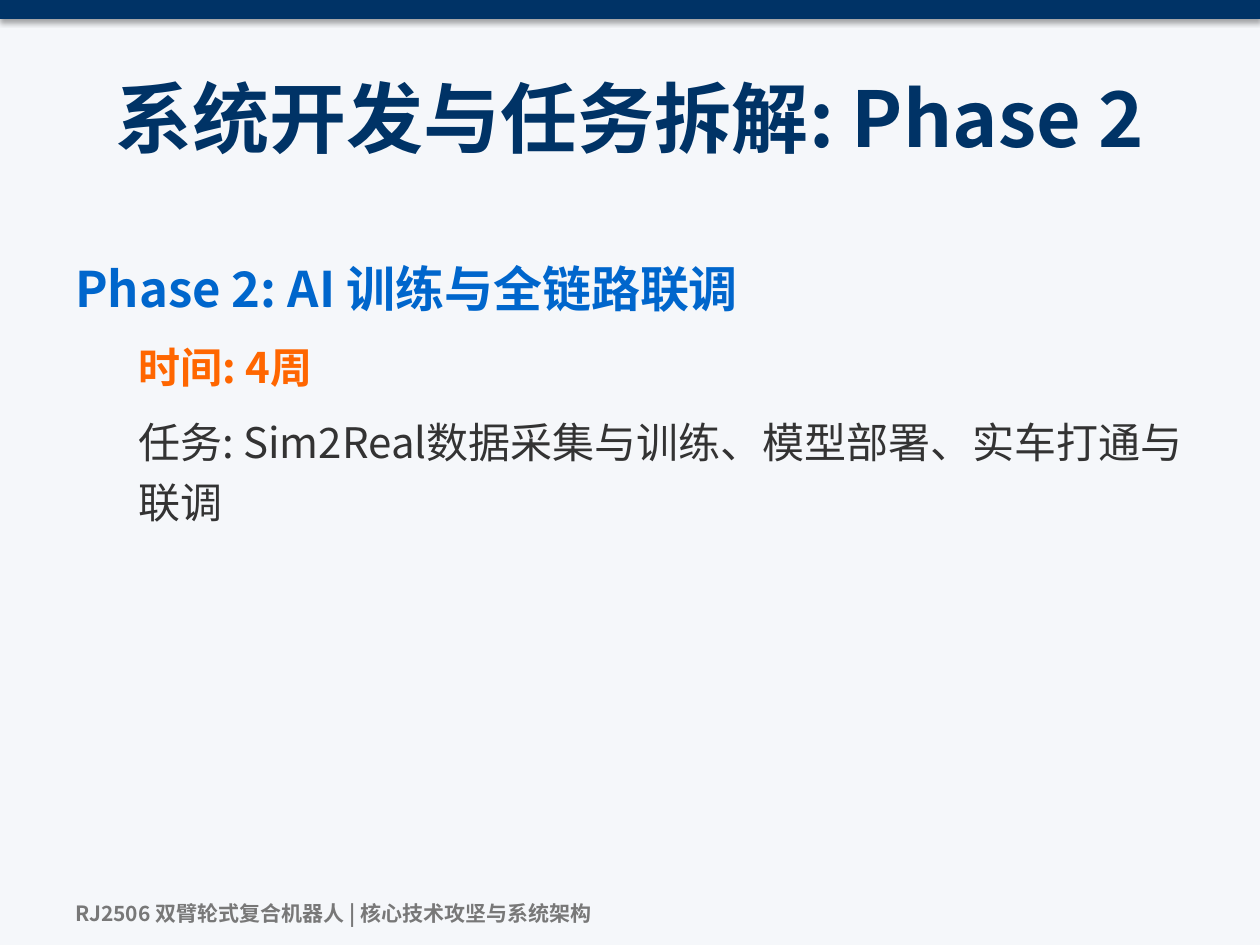
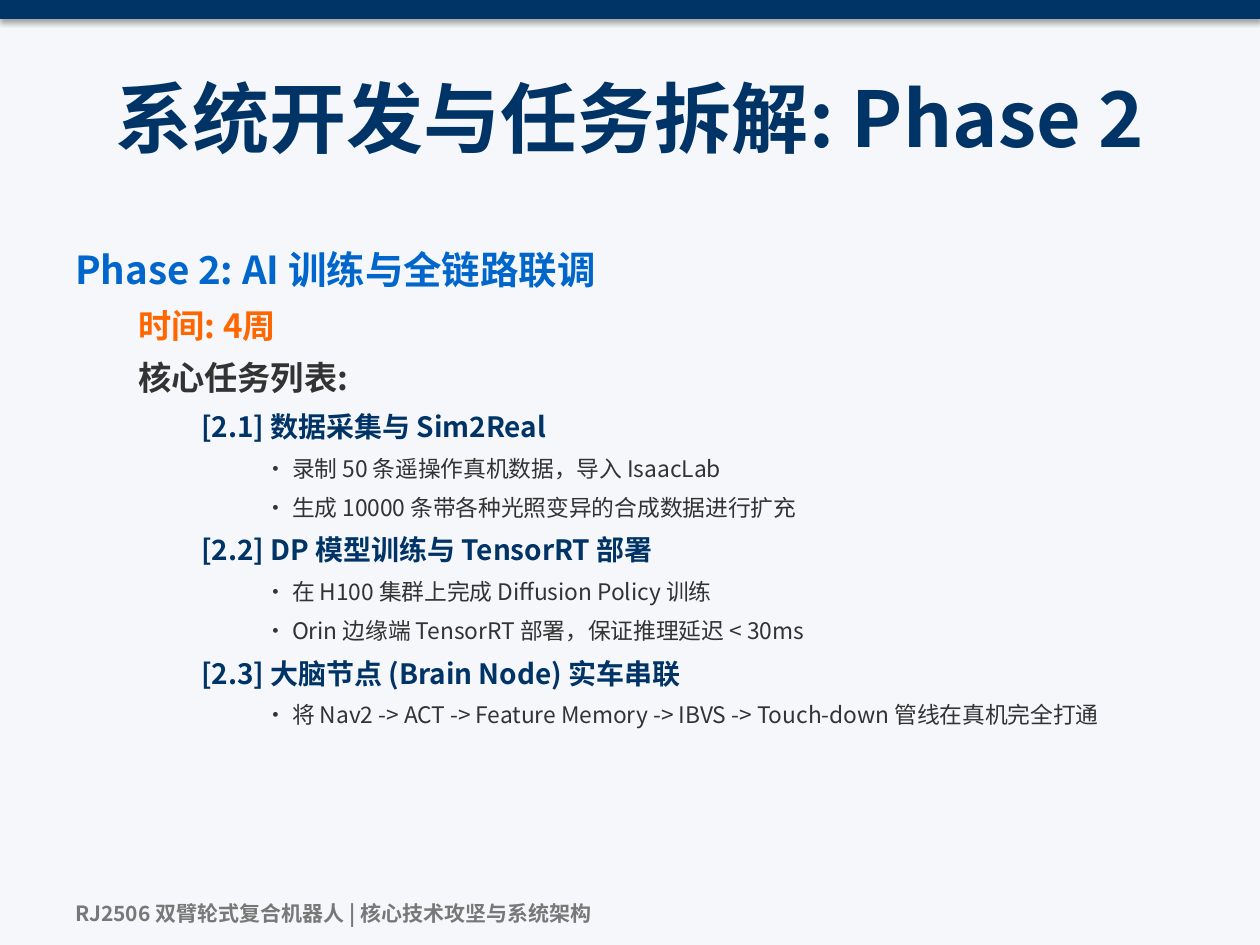
Before and after one commit to lynphoenix/rj2506_core_system, a slide deck: slide 10 of docs/RJ2506_Architecture_V3.pptx. Drawn at 1260x945 pixels with LibreOffice and Linux fonts; fonts in the diff are those of the drawing. Boxes give left, top, right and bottom in pixels: in the first picture for what was removed or moved away, otherwise in the second. Text is boxed around its words. In the diff, an @@ line names an element or a change of style, - is before the commit and + after.

Commit message:
docs: adjust font sizing and expand Phase 2 details
- Reduce default bullet base size from 28 to 22 and adjust level scaling
- Make line spacing more compact (1.1) to prevent text overflow
- Expand Phase 2 content into granular data collection, training, and deployment tasks

```diff
--- a/docs/RJ2506_Architecture_V3.pptx
+++ b/docs/RJ2506_Architecture_V3.pptx
@@ text at (x1=75, y1=251, x2=595, y2=341): size 28 to 22 pt in "Phase 2: AI 训练与全链路联调"; size 24 to 19 pt in "时间: 4周"; line spacing 1.2 to 1.1; less space between paragraphs @@
@@ text at (x1=138, y1=361, x2=1099, y2=729): text changed; size 24 to 13 pt @@
-  任务: Sim2Real数据采集与训练、模型部署、实车打通与联调
+  核心任务列表:
+    [2.1] 数据采集与 Sim2Real
+      • 录制 50 条遥操作真机数据，导入 IsaacLab
+      • 生成 10000 条带各种光照变异的合成数据进行扩充
+    [2.2] DP 模型训练与 TensorRT 部署
+      • 在 H100 集群上完成 Diffusion Policy 训练
+      • Orin 边缘端 TensorRT 部署，保证推理延迟 < 30ms
+    [2.3] 大脑节点 (Brain Node) 实车串联
+      • 将 Nav2 -> ACT -> Feature Memory -> IBVS -> Touch-down 管线在真机完全打通
```
Also in this commit, not shown: 7 other slides changed, 1 other file.
